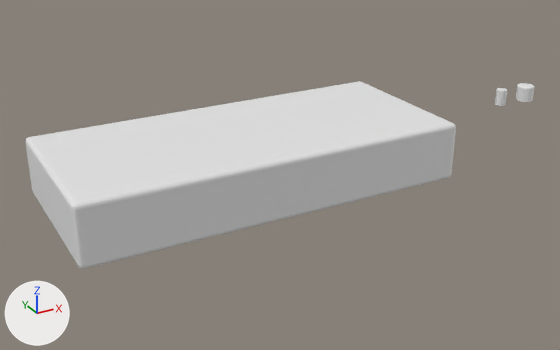
Before and after pictures for a commit that changed the Blender file case/v2 – source.blend.
Both versions are drawn from a 50 mm lens placed at (-10.87, -22.16, 10.0), pointed at (1.43, 0.2, -1.19). Lighting does not change. The marker at lower left points along +X, +Y and +Z.

The scene before the commit, as lines of its bpy script (objects in view):
```python
me_cube_011 = bpy.data.meshes.new('Cube.011')
me_cube_011.from_pydata(...)  # 96 vertices, 98 faces; spans x -6.7..6.7, y -2.97..2.97, z -1.02..1.02
me_cube_018 = bpy.data.meshes.new('Cube.018')
me_cube_018.from_pydata(...)  # 96 vertices, 98 faces; spans x -6.6..6.6, y -2.88..2.88, z -1.02..1.02
ob_case_back = bpy.data.objects.new('case_back', me_cube_018)
ob_case_back.location = (0.0, 0.0, -0.18)
ob_case_back.scale = (1.02, 1.03, 1.0)
_m = ob_case_back.modifiers.new('Boolean.001', 'BOOLEAN')
_m.object = ob_cube
_m.operation = 'INTERSECT'
_m = ob_case_back.modifiers.new('Boolean.002', 'BOOLEAN')
_m.object = ob_edge_bottom
_m.operation = 'UNION'
_m = ob_case_back.modifiers.new('Boolean', 'BOOLEAN')
_m.operand_type = 'COLLECTION'
_m = ob_case_back.modifiers.new('Boolean.003', 'BOOLEAN')
_m.operation = 'UNION'
_m.operand_type = 'COLLECTION'
_m = ob_case_back.modifiers.new('Boolean.004', 'BOOLEAN')
_m.operand_type = 'COLLECTION'
ob_case_front = bpy.data.objects.new('case_front', me_cube_011)
ob_case_front.location = (0.0, 0.0, -0.18)
_m = ob_case_front.modifiers.new('Boolean', 'BOOLEAN')
_m.operand_type = 'COLLECTION'
_m = ob_case_front.modifiers.new('Boolean.001', 'BOOLEAN')
_m.object = ob_cube
_m = ob_case_front.modifiers.new('Boolean.002', 'BOOLEAN')
_m.object = ob_edge
_m = ob_case_front.modifiers.new('Boolean.003', 'BOOLEAN')
_m.operation = 'UNION'
_m.operand_type = 'COLLECTION'
_m = ob_case_front.modifiers.new('Boolean.004', 'BOOLEAN')
_m.operand_type = 'COLLECTION'
```
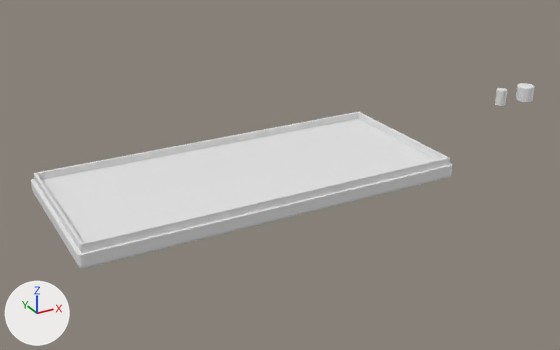
Where the newer file only moved an object's origin or applied its transform, the numbers keep the older frame.

The change, as a diff of the scene's bpy script:
```diff
--- a/case/v2 – source.blend.py
+++ b/case/v2 – source.blend.py
@@ ob_case_front @@
 _m = ob_case_front.modifiers.new('Boolean.004', 'BOOLEAN')
 _m.operand_type = 'COLLECTION'
+ob_case_front.hide_set(True)
```

What differs and where, as boxes (x1, y1, x2, y2) in the pictures (560 x 350 px):
'case_front', hidden
    before: (25, 81, 456, 255)
'case_back', unchanged, uncovered by the edit
    before: (31, 166, 452, 269)
    after: (31, 112, 452, 269)
